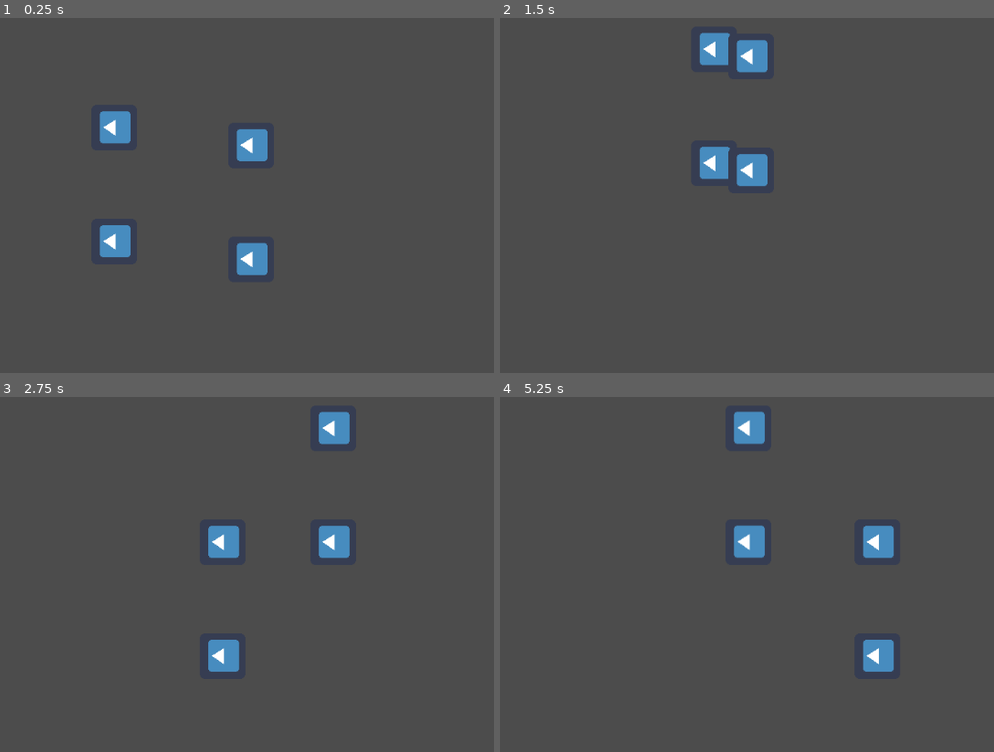
Above: before the commit, frames 1-4 (two rows, left to right).
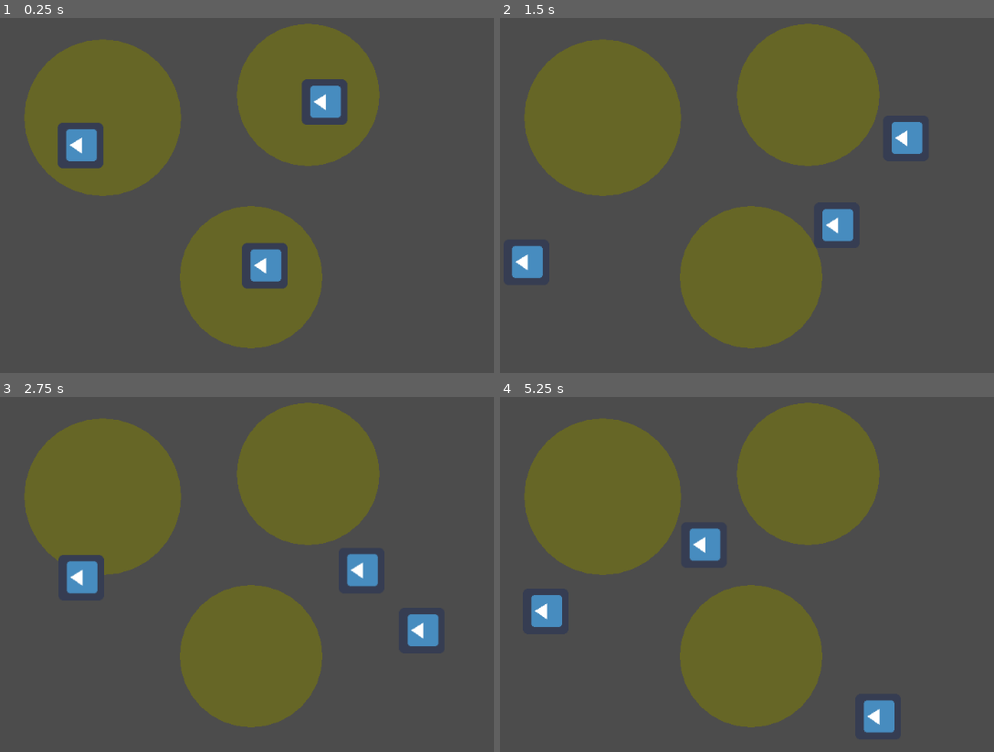
Above: after the commit, the same moments.

Repository: MxAshUp/godot-wild-jam-2
Game: Godot game, scene res://PrototypeScenes/PathTest.tscn
Same seed, same stepped clock (60 frames per second), same inputs: the game is played once before the commit and once after it. This scene is started directly instead of the project's main scene. The engine's default icon, where the game draws it, is replaced by a stand-in: a white triangle on a blue panel in a dark square.
Inputs:
- Up to frame 1 (0.25 s): no input
- Up to frame 2 (1.5 s): no input
- Up to frame 3 (2.75 s): no input
- Up to frame 4 (5.25 s): no input

The runs differ from the first frame. In frame 1, 28% of the frame differs, in the area x 4-77%, y 1-94%; in frame 2, 33%; in frame 3, 31%; in frame 4, 33%, in the area x 4-80%, y 1-95%.

Commit message:
Reworked patrol - more exports

Diff:
--- a/PrototypeScenes/PathFollow.tscn
+++ b/PrototypeScenes/PathFollow.tscn
@@ -1,26 +1,17 @@
-[gd_scene load_steps=4 format=2]
+[gd_scene load_steps=3 format=2]
 
 [ext_resource path="res://Tools/Patrol.gd" type="Script" id=1]
 [ext_resource path="res://icon.png" type="Texture" id=2]
-
-[sub_resource type="Curve2D" id=1]
-
-bake_interval = 5.0
-_data = {
-"points": PoolVector2Array( 0, 0, 0, 0, 0, 0, 0, 0, 0, 0, 0, -160, 0, 0, 0, 0, 192, -160, 0, 0, 0, 0, 192, 0, 0, 0, 0, 0, 0, 0 )
-}
 
 [node name="Node2D" type="Node2D"]
 script = ExtResource( 1 )
 move_speed = 100
 start_offset = 0
+jump_radius = 100
 preview = false
+being_controlled = false
 
-[node name="Path2D" type="Path2D" parent="."]
-self_modulate = Color( 0.5, 0.6, 1, 0.7 )
-curve = SubResource( 1 )
-
-[node name="PathFollow2D" type="PathFollow2D" parent="Path2D"]
+[node name="PathFollow2D" type="PathFollow2D" parent="."]
 rotation = -1.5708
 offset = 0.0
 h_offset = 0.0
@@ -30,5 +21,19 @@
 loop = true
 lookahead = 4.0
 
-[node name="Sprite" type="Sprite" parent="Path2D/PathFollow2D"]
+[node name="Sprite" type="Sprite" parent="PathFollow2D"]
 texture = ExtResource( 2 )
+
+[node name="Area2D" type="Area2D" parent="PathFollow2D"]
+input_pickable = true
+gravity_vec = Vector2( 0, 1 )
+gravity = 98.0
+linear_damp = 0.1
+angular_damp = 1.0
+audio_bus_override = false
+audio_bus_name = "Master"
+_sections_unfolded = [ "Material", "Pause", "Script", "Visibility" ]
+
+[node name="CollisionShape2D" type="CollisionShape2D" parent="PathFollow2D/Area2D"]
+visible = false
+_sections_unfolded = [ "shape" ]
--- a/PrototypeScenes/PathTest.tscn
+++ b/PrototypeScenes/PathTest.tscn
@@ -1,24 +1,53 @@
-[gd_scene load_steps=2 format=2]
+[gd_scene load_steps=5 format=2]
 
 [ext_resource path="res://PrototypeScenes/PathFollow.tscn" type="PackedScene" id=1]
 
+[sub_resource type="Curve2D" id=1]
+
+bake_interval = 5.0
+_data = {
+"points": PoolVector2Array( 0, 0, 0, 0, 80, -96, 0, 0, 0, 0, 224, -32, 0, 0, 0, 0, 208, 32, 0, 0, 0, 0, -16, 64, 0, 0, 0, 0, -96, -32, 0, 0, 0, 0, 80, -96 )
+}
+
+[sub_resource type="Curve2D" id=2]
+
+bake_interval = 5.0
+_data = {
+"points": PoolVector2Array( 0, 0, 0, 0, -16, -224, 0, 0, 0, 0, -80, -144, 0, 0, 0, 0, -32, -96, 0, 0, 0, 0, -96, -80, 0, 0, 0, 0, -96, -48, 0, 0, 0, 0, -128, -16, 0, 0, 0, 0, -144, -112 )
+}
+
+[sub_resource type="Curve2D" id=3]
+
+bake_interval = 5.0
+_data = {
+"points": PoolVector2Array( 0, 0, 0, 0, 0, 0, 0, 0, 0, 0, 96, -80, 0, 0, 0, 0, 304, -16, 0, 0, 0, 0, 256, 80, 0, 0, 0, 0, 16, 96, 0, 0, 0, 0, 0, 0 )
+}
+
 [node name="PathTest" type="Node2D"]
-
-[node name="Node2D" parent="." instance=ExtResource( 1 )]
-position = Vector2( 160, 240 )
-move_speed = 200.0
-preview = true
 
 [node name="Node2D2" parent="." instance=ExtResource( 1 )]
 position = Vector2( 352, 240 )
 preview = true
 
+[node name="Path2D" type="Path2D" parent="Node2D2"]
+self_modulate = Color( 0.5, 0.6, 1, 0.7 )
+curve = SubResource( 1 )
+
 [node name="Node2D3" parent="." instance=ExtResource( 1 )]
 position = Vector2( 160, 400 )
 _sections_unfolded = [ "Transform" ]
 move_speed = 200.0
+jump_radius = 110.0
 preview = true
+
+[node name="Path2D" type="Path2D" parent="Node2D3"]
+self_modulate = Color( 0.5, 0.6, 1, 0.7 )
+curve = SubResource( 2 )
 
 [node name="Node2D4" parent="." instance=ExtResource( 1 )]
 position = Vector2( 352, 400 )
 preview = true
+
+[node name="Path2D" type="Path2D" parent="Node2D4"]
+self_modulate = Color( 0.5, 0.6, 1, 0.7 )
+curve = SubResource( 3 )
--- a/Tools/Patrol.gd
+++ b/Tools/Patrol.gd
@@ -3,12 +3,23 @@
 
 export (float) var move_speed = 100
 export (float) var start_offset = 0
+export (float) var jump_radius = 100
 export (bool) var preview = false
+export (bool) var being_controlled = false
+
+onready var path_follow : PathFollow2D = get_node("PathFollow2D")
+onready var path : Path2D = get_node("Path2D")
+var circle_area_shape : CircleShape2D = null
 
 var preview_offset = 0
 
 func _ready():
-	$Path2D/PathFollow2D.offset = start_offset
+	if path != null:
+		remove_child(path_follow)
+		path.add_child(path_follow)
+		path_follow.offset = start_offset
+	else:
+		set_process(false)
 
 func _process(delta):
 	if Engine.is_editor_hint():
@@ -17,13 +28,16 @@
 	else:
 		process_movement(delta)
 
-
 func process_movement(delta):
-	$Path2D/PathFollow2D.offset += delta * move_speed
+	path_follow.offset += delta * move_speed
 
 func process_tool(delta):
 	preview_offset += delta * move_speed
 	if preview:
-		$Path2D/PathFollow2D.offset = preview_offset + start_offset
+		path_follow.offset = preview_offset + start_offset
+		update()
 	else:
-		$Path2D/PathFollow2D.offset = start_offset
+		path_follow.offset = start_offset
+
+func _draw():
+	draw_circle(path_follow.position, jump_radius, Color(0.5, 0.5, 0, 0.5))
